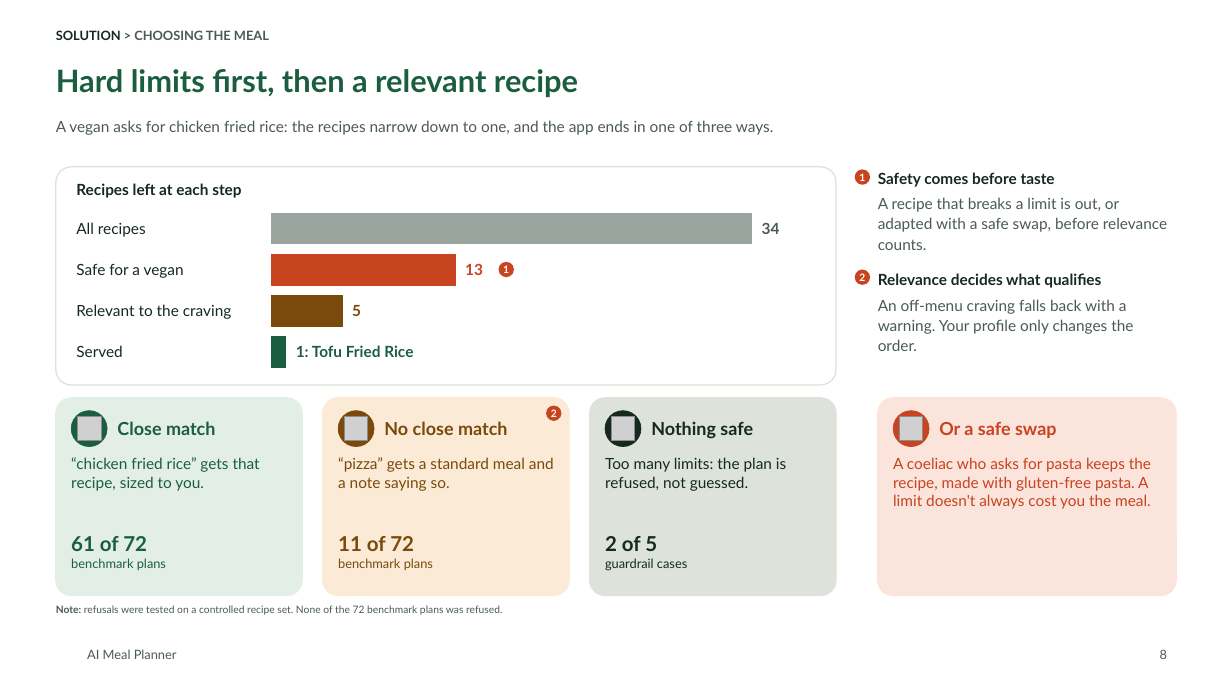
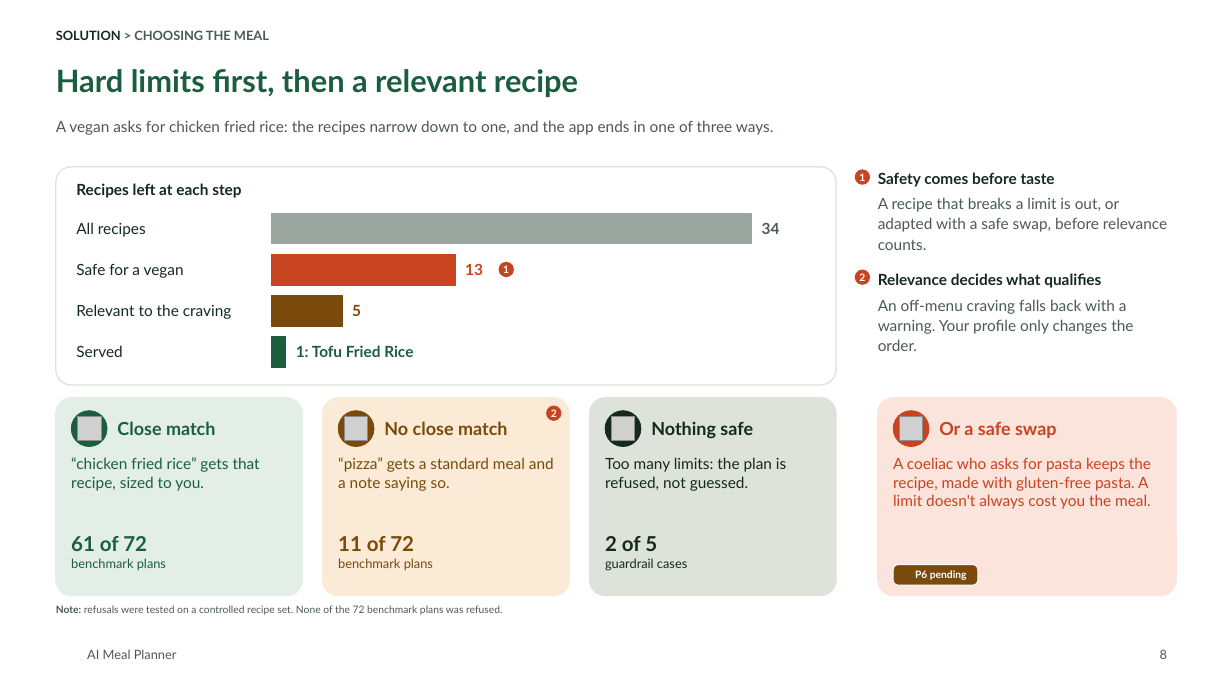
Before and after one commit to tuannm3812/ai-meal-planner, a slide deck: slide 8 of docs/showcase/ai-meal-planner-deck.pptx. Drawn at 1232x693 pixels with LibreOffice and Linux fonts; fonts in the diff are those of the drawing; grey boxes stand for pictures; background and template pictures are left out. Boxes give left, top, right and bottom in pixels: in the first picture for what was removed or moved away, otherwise in the second. Text is boxed around its words. In the diff, an @@ line names an element or a change of style, - is before the commit and + after.

```diff
--- a/docs/showcase/ai-meal-planner-deck.pptx
+++ b/docs/showcase/ai-meal-planner-deck.pptx
@@ rounded rectangle added at bbox=[894, 565, 979, 585], fill #7A4A0C, outline #FFFFFF 0.75 pt @@
@@ text added at bbox=[915, 570, 967, 580], 8 pt, text #FFFFFF, bold @@
+P6 pending
```
Also in this commit, not shown: 10 other slides changed, 3 slides added, 3 slides removed, 24 other files.
